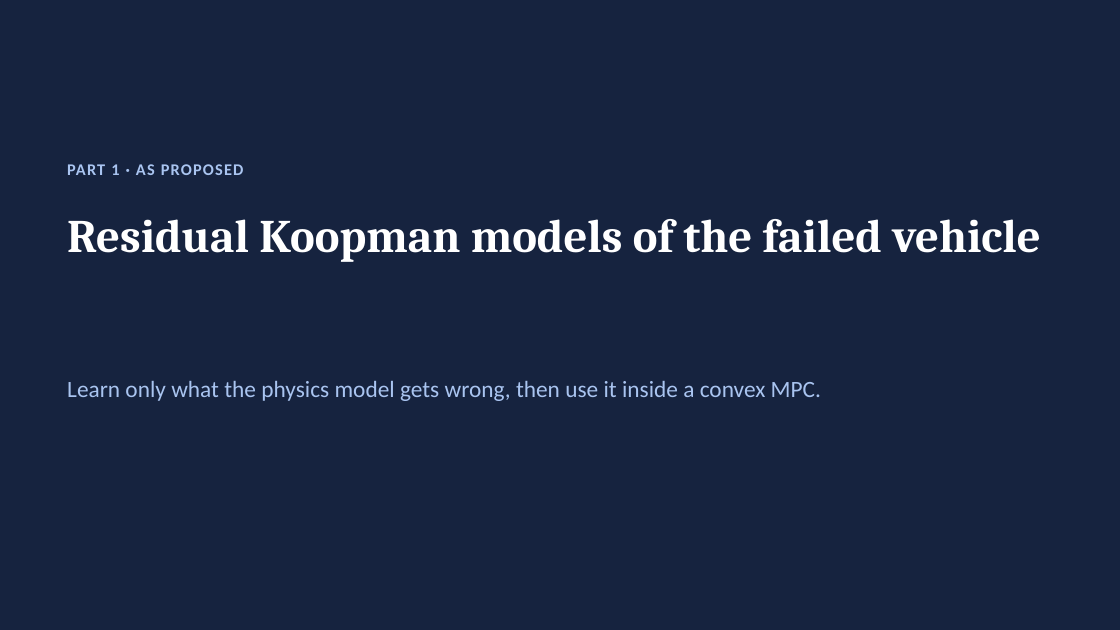
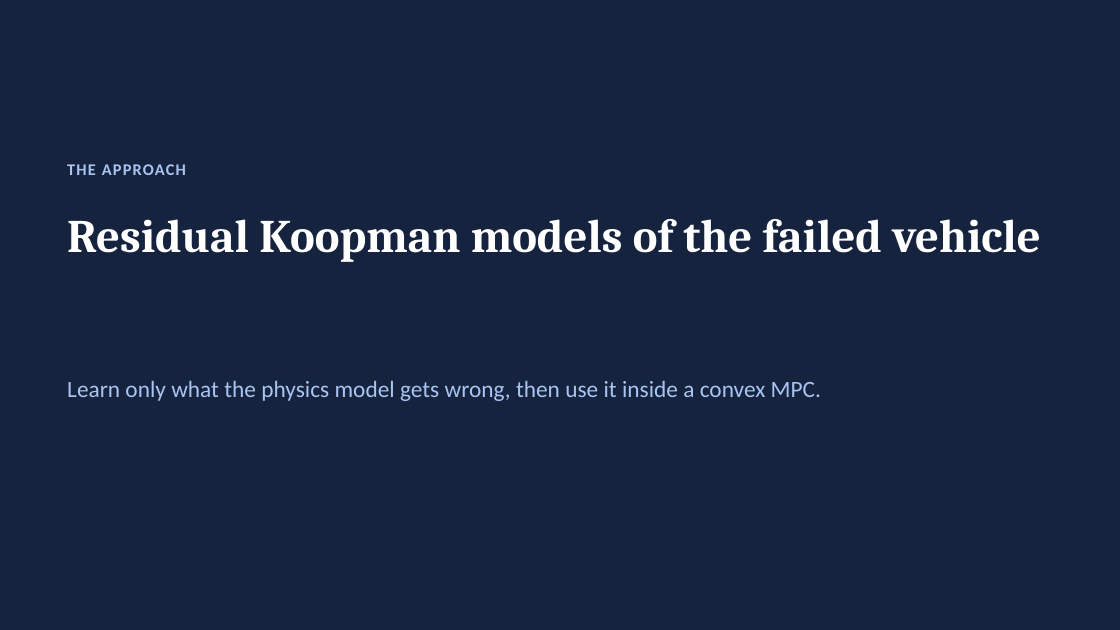
Before and after one commit to pranshuk22/quadrotor-rotor-loss-recovery, a slide deck: slide 9 of docs/deck/progress-review.pptx. Drawn at 1120x630 pixels with LibreOffice and Linux fonts; fonts in the diff are those of the drawing. Boxes give left, top, right and bottom in pixels: in the first picture for what was removed or moved away, otherwise in the second. Text is boxed around its words. In the diff, an @@ line names an element or a change of style, - is before the commit and + after.

```diff
--- a/docs/deck/progress-review.pptx
+++ b/docs/deck/progress-review.pptx
@@ text at (67,164,186,175): text changed @@
-PART 1 · AS PROPOSED
+THE APPROACH
```
Also in this commit, not shown: 12 other slides changed, 3 slides added, 6 slides removed, 6 other files.
